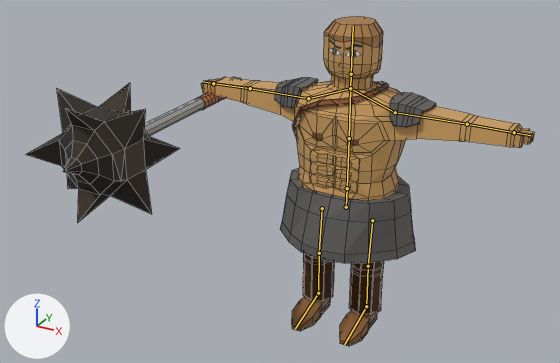
The Blender file models/cards/Frederic_the_Fearless.blend: old version first, new version second.
Before and after are seen from a camera (50 mm lens) standing at (1.77, -4.13, 2.89) and looking at (-0.19, -0.57, 1.11). Lighting does not change. The marker at lower left points along +X, +Y and +Z. The picture after the commit comes second. Both versions are drawn at frame 6 of the action 'Walk-loop'; the numbers are the values there. The bones that change, and the others that lie on the model, are drawn over the model as lines. Mesh edges are drawn as thin lines.

Objects in the first picture: 'FredericTheFearless.007'.
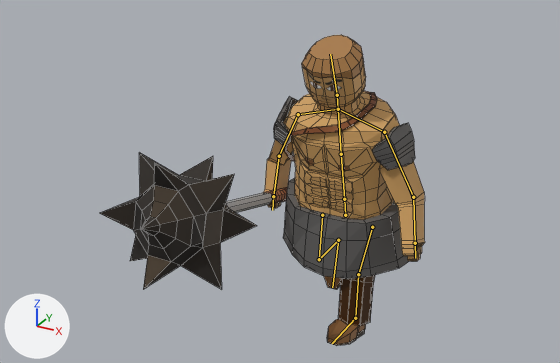
What the commit changed:
Bone 'Root' (bone_root) moves from (0.0, 0.0, 0.0) to (0.0, -0.055, 0.004).
Bone 'Root' (bone_root) turns from (0, 0, 0) to (13, 0, 0) degrees about its own x, y and z.
Bone 'Head' (bone_head) turns from (0, 0, 0) to (9, 0, 0) degrees about its own x, y and z.
Bone 'A1.L' (bone_a1_l) turns from (0, 0, 0) to (9, 3, -62) degrees about its own x, y and z.
Bone 'E.L' (bone_e_l) turns from (0, 0, 0) to (24, -10, -12) degrees about its own x, y and z.
Bone 'A.R' (bone_a_r) turns from (0, 0, 0) to (-3, -8, 0) degrees about its own x, y and z.
Bone 'A1.R' (bone_a1_r) turns from (0, 0, 0) to (2, -7, 61) degrees about its own x, y and z.
Bone 'E.R' (bone_e_r) turns from (0, 0, 0) to (38, 10, 31) degrees about its own x, y and z.
Bone 'IKTarget.L' (bone_iktarget_l) moves from (0.0, 0.0, 0.0) to (0.0, -0.178, -0.015).
Bone 'IKTarget.L' (bone_iktarget_l) turns from (0, 0, 0) to (18, 0, 0) degrees about its own x, y and z.
Bone 'IKTarget.R' (bone_iktarget_r) moves from (0.0, 0.0, 0.0) to (0.0, 0.302, -0.262).
Bone 'IKTarget.R' (bone_iktarget_r) turns from (0, 0, 0) to (-63, 0, 0) degrees about its own x, y and z.

Where the change shows, as pixel boxes [x1, y1, x2, y2] in the pictures (560 x 363 px):
'FredericTheFearless.007', posed (36% narrower): before [26, 16, 535, 346]; after [100, 35, 425, 346]
bone 'Root', root to tip: before (346, 207) to (347, 188); after (345, 215) to (344, 199)
bone 'Head', root to tip: before (351, 74) to (353, 26); after (337, 95) to (330, 54)
bone 'A1.L', root to tip: before (395, 112) to (467, 124); after (384, 132) to (413, 197)
bone 'E.L', root to tip: before (467, 124) to (514, 132); after (413, 197) to (415, 243)
bone 'A.R', root to tip: before (350, 88) to (308, 98); after (338, 109) to (298, 114)
bone 'A1.R', root to tip: before (308, 98) to (250, 88); after (298, 114) to (279, 156)
bone 'E.R', root to tip: before (250, 88) to (213, 83); after (279, 156) to (273, 196)
